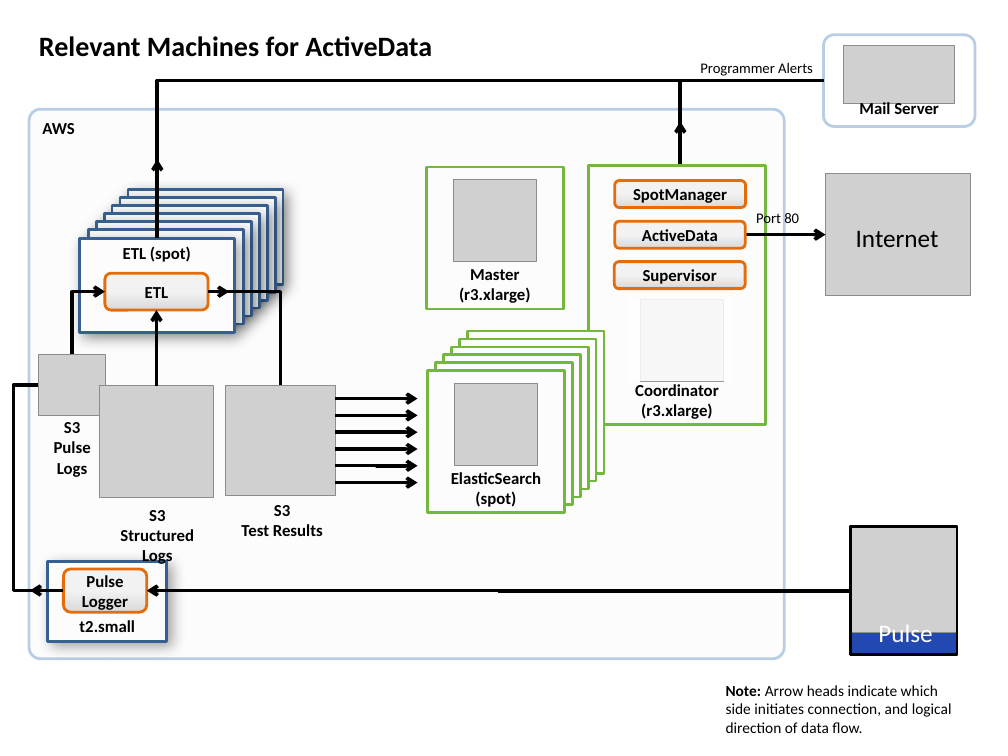
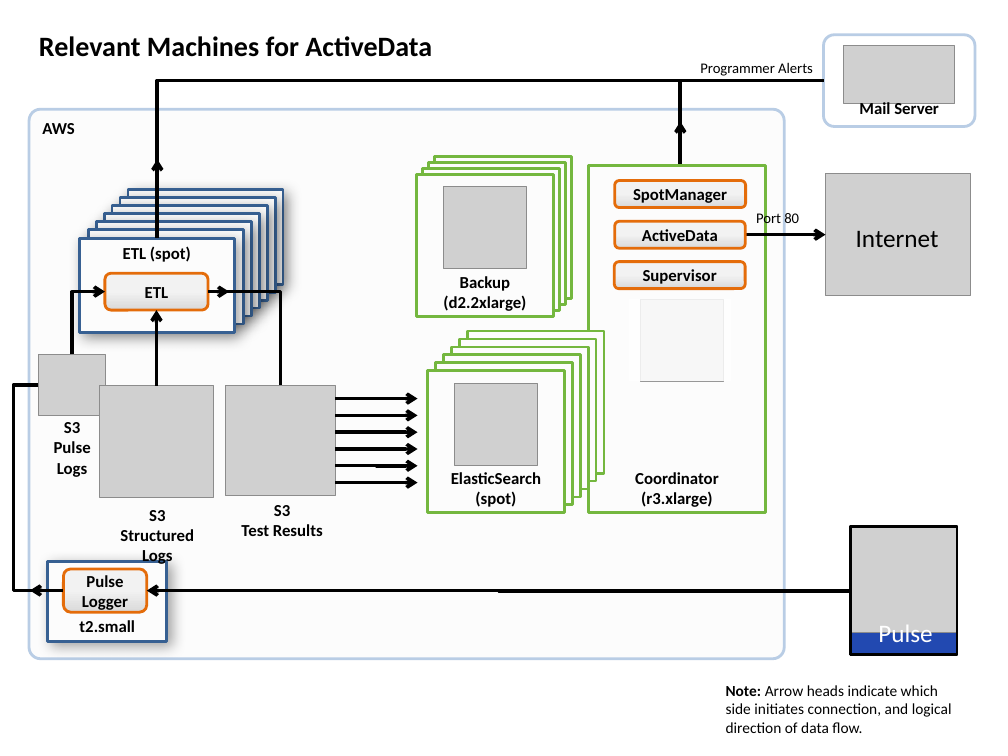
Before and after one commit to mozilla/ActiveData, a slide deck: slide 1 of docs/Architecture.pptx. Drawn at 1008x756 pixels with LibreOffice and Linux fonts; fonts in the diff are those of the drawing; grey boxes stand for pictures. Boxes give left, top, right and bottom in pixels: in the first picture for what was removed or moved away, otherwise in the second. Text is boxed around its words. In the diff, an @@ line names an element or a change of style, - is before the commit and + after.

```diff
--- a/docs/Architecture.pptx
+++ b/docs/Architecture.pptx
@@ rounded rectangle "Backup (d2.2xlarge)" moved from (x1=426, y1=167, x2=563, y2=309) to (x1=416, y1=174, x2=553, y2=317) @@
@@ rounded rectangle added at (x1=422, y1=168, x2=559, y2=310), fill #FCFCFC, outline #74B73F 2 pt, 12 pt, text #000000, bold @@
+Backup
+(d2.2xlarge)
@@ rounded rectangle added at (x1=428, y1=162, x2=565, y2=304), fill #FCFCFC, outline #74B73F 2 pt, 12 pt, text #000000, bold @@
+Backup
+(d2.2xlarge)
@@ rounded rectangle added at (x1=434, y1=157, x2=572, y2=299), fill #FCFCFC, outline #74B73F 2 pt, 12 pt, text #000000, bold @@
+Backup
+(d2.2xlarge)
@@ rounded rectangle "Coordinator (r3.xlarge)" resized from (x1=588, y1=165, x2=765, y2=424) to (x1=588, y1=165, x2=765, y2=512) @@
@@ picture moved from (x1=454, y1=179, x2=536, y2=261) to (x1=444, y1=186, x2=526, y2=268) @@
@@ text in rounded rectangle at (x1=455, y1=268, x2=538, y2=300): text changed @@
-Master
-(r3.xlarge)
+Backup
+(d2.2xlarge)
```
Also in this commit, not shown: 5 other files.
